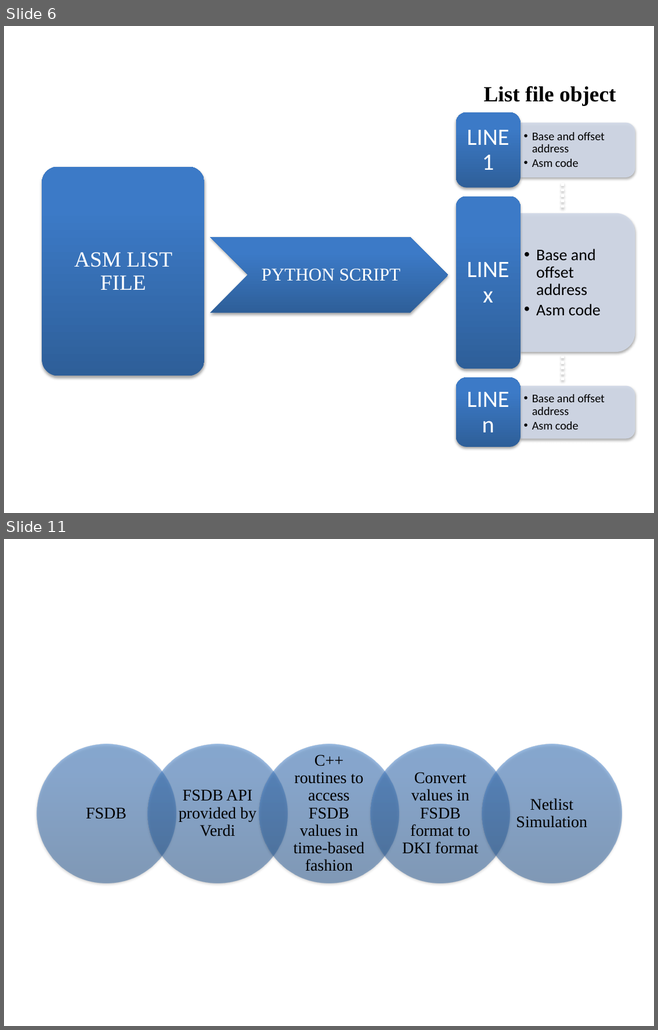
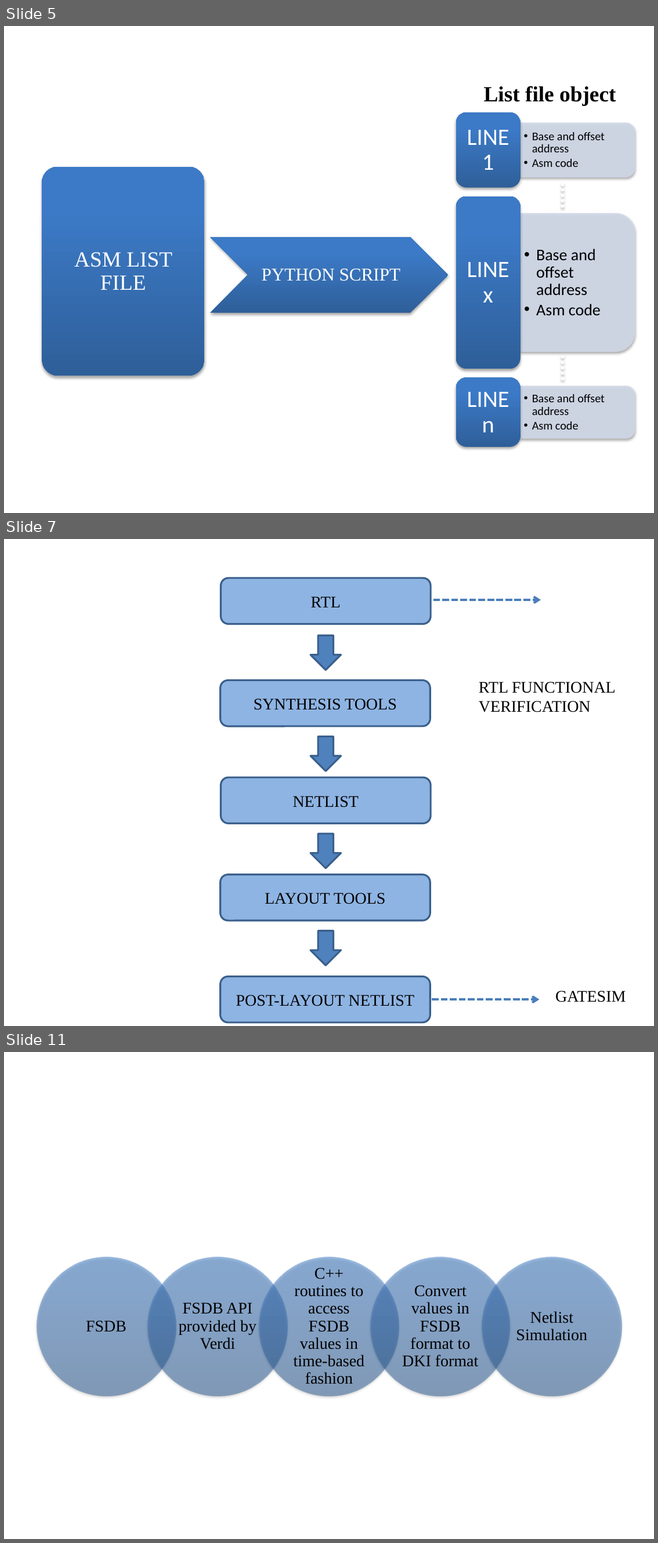
Before and after one commit to miramohan/thesis_first, a slide deck: pptFigures.pptx. Shown one above the other, each under a label of ours: slides 6 and 11 before the commit, slides 5, 7 and 11 after it; the slides between them are not shown. The pictures are 658x1030 and 658x1543 pixels, drawn with LibreOffice and Linux fonts; fonts in the diff are those of the drawing. Boxes give left, top, right and bottom in pixels: in the first picture for what was removed or moved away, otherwise in the second. Text is boxed around its words. In the diff, an @@ line names an element or a change of style, - is before the commit and + after.

```diff
--- a/pptFigures.pptx
+++ b/pptFigures.pptx
@@ slide 7 added at (4, 539, 654, 1026), background #FFFFFF @@
@@ rounded rectangle added at (221, 578, 431, 624), fill #8EB4E3, outline #3A5F8C 2 pt, 18 pt, text #000000 @@
+RTL
@@ arrow added from (433, 600) to (540, 600), #4B7EBC 2.5 pt dashed @@
@@ down arrow added at (311, 635, 341, 669), fill #4F81BD, outline #3A5F8C 2 pt @@
@@ rounded rectangle added at (220, 681, 430, 727), fill #8EB4E3, outline #3A5F8C 2 pt, 18 pt, text #000000 @@
+SYNTHESIS TOOLS
@@ text added at (478, 682, 615, 712), 18 pt, text #000000 @@
+RTL FUNCTIONAL VERIFICATION
@@ down arrow added at (311, 736, 341, 771), fill #4F81BD, outline #3A5F8C 2 pt @@
@@ rounded rectangle added at (221, 777, 431, 824), fill #8EB4E3, outline #3A5F8C 2 pt, 18 pt, text #000000 @@
+NETLIST
@@ down arrow added at (311, 834, 341, 868), fill #4F81BD, outline #3A5F8C 2 pt @@
@@ rounded rectangle added at (220, 875, 430, 921), fill #8EB4E3, outline #3A5F8C 2 pt, 18 pt, text #000000 @@
+LAYOUT TOOLS
@@ down arrow added at (311, 931, 341, 965), fill #4F81BD, outline #3A5F8C 2 pt @@
@@ rounded rectangle added at (220, 977, 430, 1023), fill #8EB4E3, outline #3A5F8C 2 pt, 18 pt, text #000000 @@
+POST-LAYOUT NETLIST
@@ text added at (555, 991, 625, 1002), 18 pt, text #000000 @@
+GATESIM
@@ arrow added from (431, 1000) to (539, 1000), #4B7EBC 2.5 pt dashed @@
@@ what was slide 6 is now slide 5 @@
```
Also in this commit, not shown: 3 slides changed, 3 other slides added, 1 slide removed.
